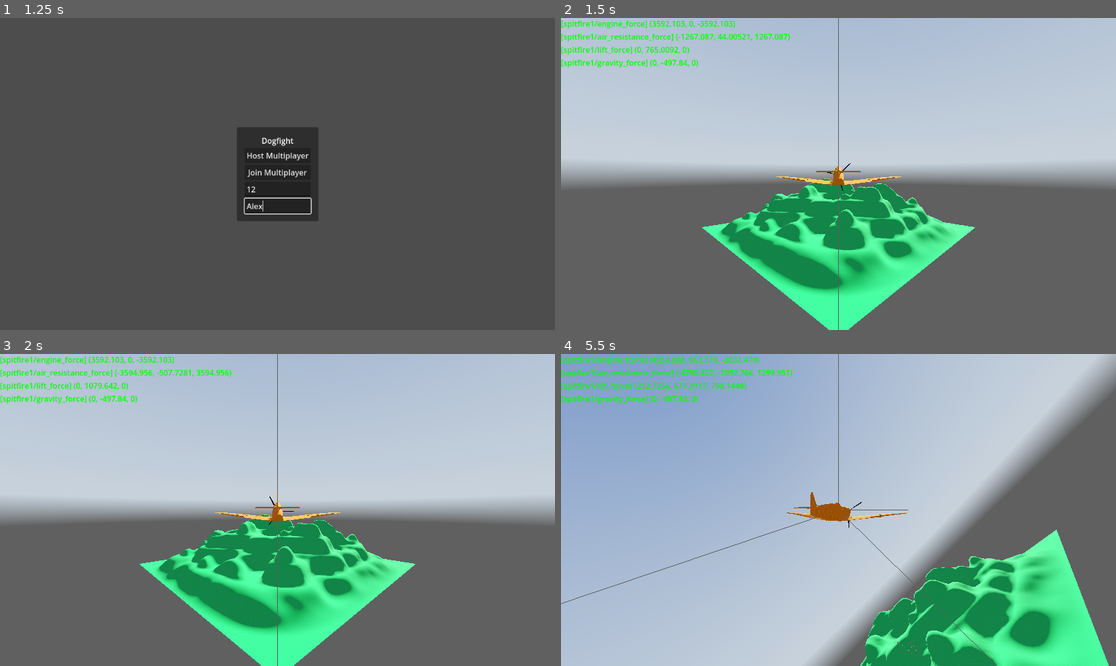
Above: before the commit, frames 1-4 (two rows, left to right).
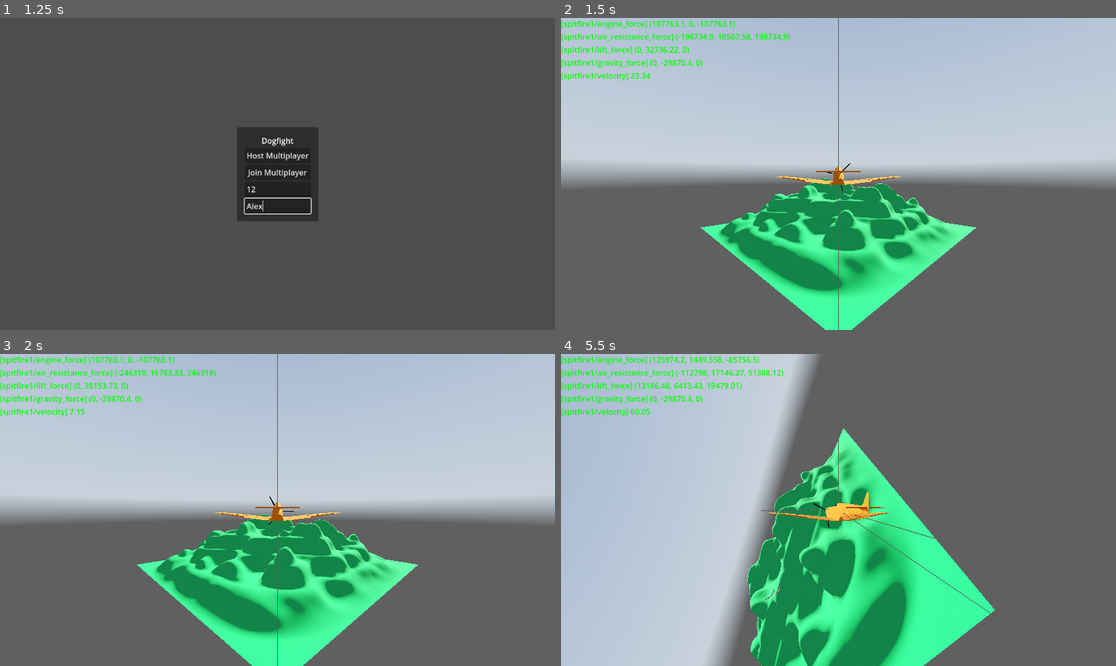
Above: after the commit, the same moments.

Repository: Monkeytonk115/godot-dogfight
Game: Godot game, scene res://scenes/main.tscn
The game is run twice, just before and just after one commit, with the same random seed, the same clock (stepped at 60 frames per second) and the same inputs. A sky picture missing from this copy of the repository is replaced by a grey-blue gradient.
Inputs (mouse positions are in pixels of both pictures, inside the frame that each line leads up to):
- Up to frame 1 (1.25 s): click (277, 189) at 0.52 s; type "12" at 0.6 s; click (277, 205) at 0.75 s; type "Alex" at 0.83 s
- Up to frame 2 (1.5 s): click "Host Multiplayer" at 1.25 s
- Up to frame 3 (2 s): no input
- Up to frame 4 (5.5 s): tap Enter at 2 s; move the mouse to (960, 494) at 2.02 s; hold D (Roll_Right) 2.03-2.78 s; hold Right mouse button (free_cam) 2.03-2.78 s; move the mouse to (727, 525) at 2.77 s; hold W (Pitch_Down) 2.78-3.53 s; right-click (727, 525) at 2.85 s; move the mouse to (894, 441) at 3.52 s; hold D (Roll_Right) 3.53-4.28 s; hold Space (trigger) 3.53-4.28 s; right-click (894, 441) at 3.8 s; move the mouse to (810, 572) at 4.27 s; hold S (Pitch_Up) 4.28-5.03 s; right-click (810, 572) at 4.35 s; move the mouse to (1005, 556) at 5.02 s; hold A (Roll_Left) from 5.03 s (still down); hold Right mouse button (free_cam) from 5.03 s (still down)

Frame 1 is identical in both runs. In frame 2, 1.5% of the frame differs, in the area x 0-75%, y 0-100%; in frame 3, 3.5%; in frame 4, 73%, in the area x 0-100%, y 0-100%.

Commit message:
change buttons to rotational acceleration instead of rotational velocity

Diff:
--- a/scenes/action/spitfire_action.gd
+++ b/scenes/action/spitfire_action.gd
@@ -2,7 +2,7 @@
 
 signal crashed
 
-@export var SPEED = 100
+@export var SPEED = 50
 
 # Get the gravity from the project settings to be synced with RigidBody nodes.
 var gravity = ProjectSettings.get_setting("physics/3d/default_gravity")
@@ -12,7 +12,7 @@
 @export var free_cam_angle = TAU * 0.25
 @export var max_engine_power = 760000 #Watts
 @export var take_off_weight = 3048 #Kilograms
-@export var wing_lift = 3000
+@export var wing_lift = 500
 
 var engine_force = Vector3.ZERO
 var air_resistance_force = Vector3.ZERO
@@ -20,6 +20,9 @@
 var gravity_force = Vector3.ZERO
 
 var next_fire_time
+
+var angular_velocity = Vector3.ZERO
+var angular_acceleration = Vector3.ZERO
 
 func _ready():
 	if is_multiplayer_authority():
@@ -29,6 +32,7 @@
 	DebugOverlay.add_property(self, "air_resistance_force", "")
 	DebugOverlay.add_property(self, "lift_force", "")
 	DebugOverlay.add_property(self, "gravity_force", "")
+	DebugOverlay.add_property(self, "velocity", "length")
 
 func _process(delta):
 	free_cam = Input.is_action_pressed("free_cam")
@@ -36,7 +40,8 @@
 		var cam_input = Input.get_vector("Roll_Left", "Roll_Right", "Pitch_Up", "Pitch_Down")
 		free_cam_angle += cam_input.x * delta
 	else:
-		free_cam_angle = lerpf(free_cam_angle, TAU*0.25, delta)
+		pass
+		#free_cam_angle = lerpf(free_cam_angle, TAU*0.25, delta)
 
 	$Camera3D.position = 15 * Vector3(cos(free_cam_angle), 0, sin(free_cam_angle))
 	$Camera3D.transform.basis = Basis.IDENTITY.rotated(Vector3.UP, 0.25*TAU - free_cam_angle)
@@ -88,21 +93,31 @@
 		# As good practice, you should replace UI actions with custom gameplay actions.
 		var input_dir = Input.get_vector("Roll_Left", "Roll_Right", "Pitch_Up", "Pitch_Down")
 		var input_dir2 = Input.get_vector("Yaw_Left", "Yaw_Right", "ui_up", "ui_down")
-		#Yaw
-		rotate(transform.basis.y, -input_dir2.x * delta * 0.2)
-		#Pitch
-		#Clamped input_dir.y to reflect the asymmetrical nature of possible G forces
-		rotate(transform.basis.x, clamp(-input_dir.y, -0.25, 1) * delta * 0.7)
-		#Roll
-		rotate(transform.basis.z, -input_dir.x * delta * 1.25)
+		angular_acceleration = Vector3(
+			#Clamped input_dir.y to reflect the asymmetrical nature of possible G forces
+			clamp(-input_dir.y, -0.25, 1) * delta * 0.7,
+
+			-input_dir2.x * delta * 0.2,
+
+			-input_dir.x * delta * 1.25
+		)
 
 	# forces acting on the plane
-	engine_force = (transform.basis.z * -SPEED * take_off_weight * delta) # engine thrust
-	air_resistance_force = (-velocity * velocity.length_squared() * 0.5) # air resistance
-	lift_force = (transform.basis.y * wing_lift * delta * (velocity.dot(-transform.basis.z.normalized()))) # wing lift
-	gravity_force = Vector3(0, -gravity * take_off_weight * delta, 0) # Gravity
+	engine_force = (transform.basis.z * -SPEED * take_off_weight) # engine thrust
+	air_resistance_force = (-velocity * velocity.length_squared()) # air resistance
+	lift_force = (transform.basis.y * wing_lift * (velocity.dot(-transform.basis.z.normalized()))) # wing lift
+	gravity_force = Vector3(0, -gravity * take_off_weight, 0) # Gravity
 
 	velocity += (engine_force + air_resistance_force + lift_force + gravity_force) / take_off_weight
+	angular_velocity += angular_acceleration
+
+	# Angular damping
+	angular_velocity *= 0.98
+
+	# Apply angular velocity rotations
+	rotate(transform.basis.y, angular_velocity.y * delta) # Yaw
+	rotate(transform.basis.x, angular_velocity.x * delta) # Pitch
+	rotate(transform.basis.z, angular_velocity.z * delta) # Roll
 
 	var collision_info = move_and_collide(velocity * delta)
 	if collision_info:
@@ -117,3 +132,4 @@
 	DebugOverlay.remove_property(self, "air_resistance_force")
 	DebugOverlay.remove_property(self, "lift_force")
 	DebugOverlay.remove_property(self, "gravity_force")
+	DebugOverlay.remove_property(self, "velocity")
--- a/scenes/interface/debug_overlay.gd
+++ b/scenes/interface/debug_overlay.gd
@@ -29,8 +29,7 @@
 				s += str(p)
 			"length":
 				#print(s)
-				#s += number_format % p.length()
-				pass
+				s += number_format % p.length()
 			"round":
 				match typeof(p):
 					TYPE_INT, TYPE_FLOAT:
